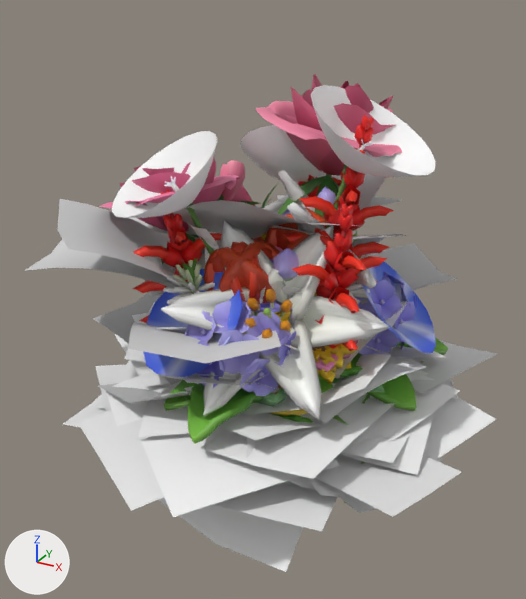
Before and after pictures for a commit that changed the glTF model proto3d/tex/flowers.glb.
One viewpoint serves both versions: a camera (50 mm lens) standing at (0.611, -1.193, 0.89) and looking at (-0.024, -0.04, 0.314). Lighting does not change. The marker at lower left points along +X, +Y and +Z. The older version comes first.

The first picture shows 'F0', 'F2', 'F3', 'F4', 'F9_leaf', 'F9_petal', 'bellf', 'bellf_petal', 'clover', 'clover_leaf', 'salvia', 'salvia_leaf' and 6 more.
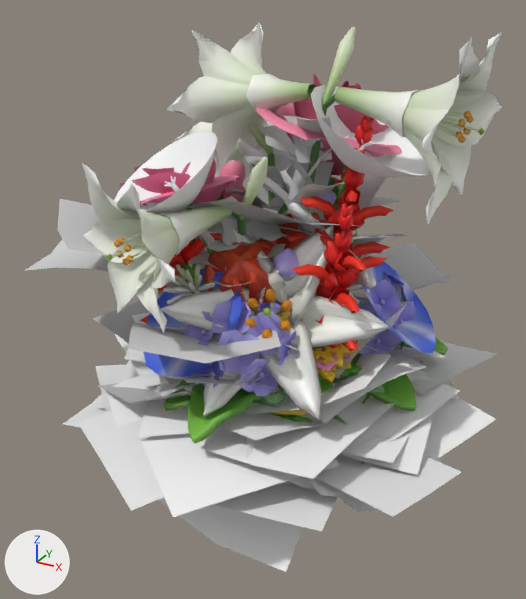
Boxes [x1, y1, x2, y2] around the edits, measured in the pictures (526 x 599 px):
'lily', added
    after: [82, 22, 502, 333]
'lily_leaf', added (mostly hidden)
    after: [157, 116, 354, 415]

What changed in the scene script:
```text
Add mat_defaultmaterial_021:
    mat_defaultmaterial_021 = bpy.data.materials.new('DefaultMaterial.021')
    mat_defaultmaterial_021.use_nodes = True; mat_defaultmaterial_021.node_tree.nodes.clear()
    _N = mat_defaultmaterial_021.node_tree.nodes; _L = mat_defaultmaterial_021.node_tree.links
    n0 = _N.new('ShaderNodeOutputMaterial'); n0.name = 'Material Output'
    n1 = _N.new('ShaderNodeBsdfPrincipled'); n1.name = 'Principled BSDF'
    n2 = _N.new('ShaderNodeVertexColor'); n2.name = 'Color Attribute'
    _L.new(n1.outputs[0], n0.inputs[0])  # 'BSDF' to 'Surface'
    _L.new(n2.outputs[0], n1.inputs[0])  # 'Color' to 'Base Color'
Add mat_defaultmaterial_020:
    mat_defaultmaterial_020 = bpy.data.materials.new('DefaultMaterial.020')
    mat_defaultmaterial_020.use_nodes = True; mat_defaultmaterial_020.node_tree.nodes.clear()
    _N = mat_defaultmaterial_020.node_tree.nodes; _L = mat_defaultmaterial_020.node_tree.links
    n0 = _N.new('ShaderNodeOutputMaterial'); n0.name = 'Material Output'
    n1 = _N.new('ShaderNodeBsdfPrincipled'); n1.name = 'Principled BSDF'
    n2 = _N.new('ShaderNodeVertexColor'); n2.name = 'Color Attribute'
    _L.new(n1.outputs[0], n0.inputs[0])  # 'BSDF' to 'Surface'
    _L.new(n2.outputs[0], n1.inputs[0])  # 'Color' to 'Base Color'
Add me_lily_leaf:
    me_lily_leaf.from_pydata(...)  # 1296 vertices, 1440 faces; spans x -0.267..0.229, y -0.307..0.278, z 0.004..0.678
    me_lily_leaf.materials.append(mat_defaultmaterial_021)
Add me_lily:
    me_lily.from_pydata(...)  # 2070 vertices, 3054 faces; spans x -0.367..0.363, y -0.385..0.372, z 0.0..0.818
    me_lily.materials.append(mat_defaultmaterial_020)
Add ob_lily_leaf:
    ob_lily_leaf = bpy.data.objects.new('lily_leaf', me_lily_leaf)
    ob_lily_leaf.location = (0.0, 0.0, 0.0)
Add ob_lily:
    ob_lily = bpy.data.objects.new('lily', me_lily)
    ob_lily.location = (0.0, 0.0, 0.0)
```
